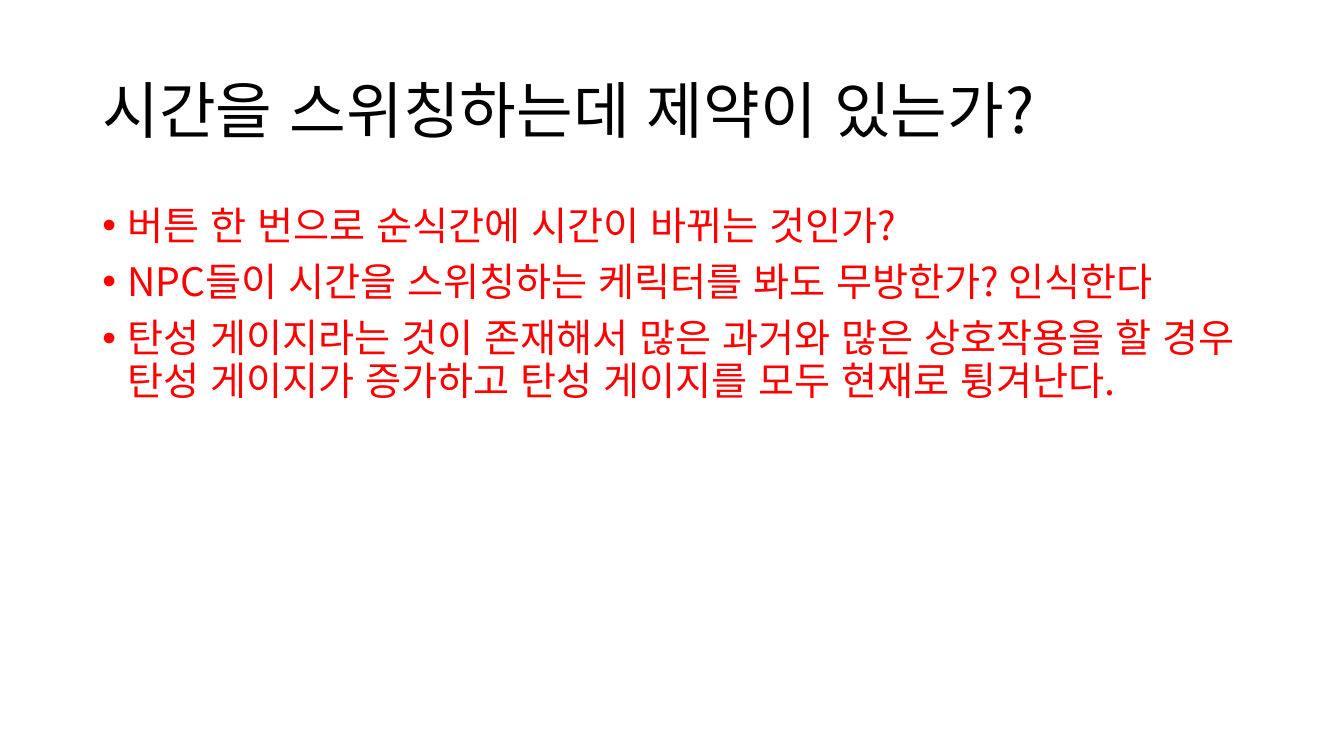
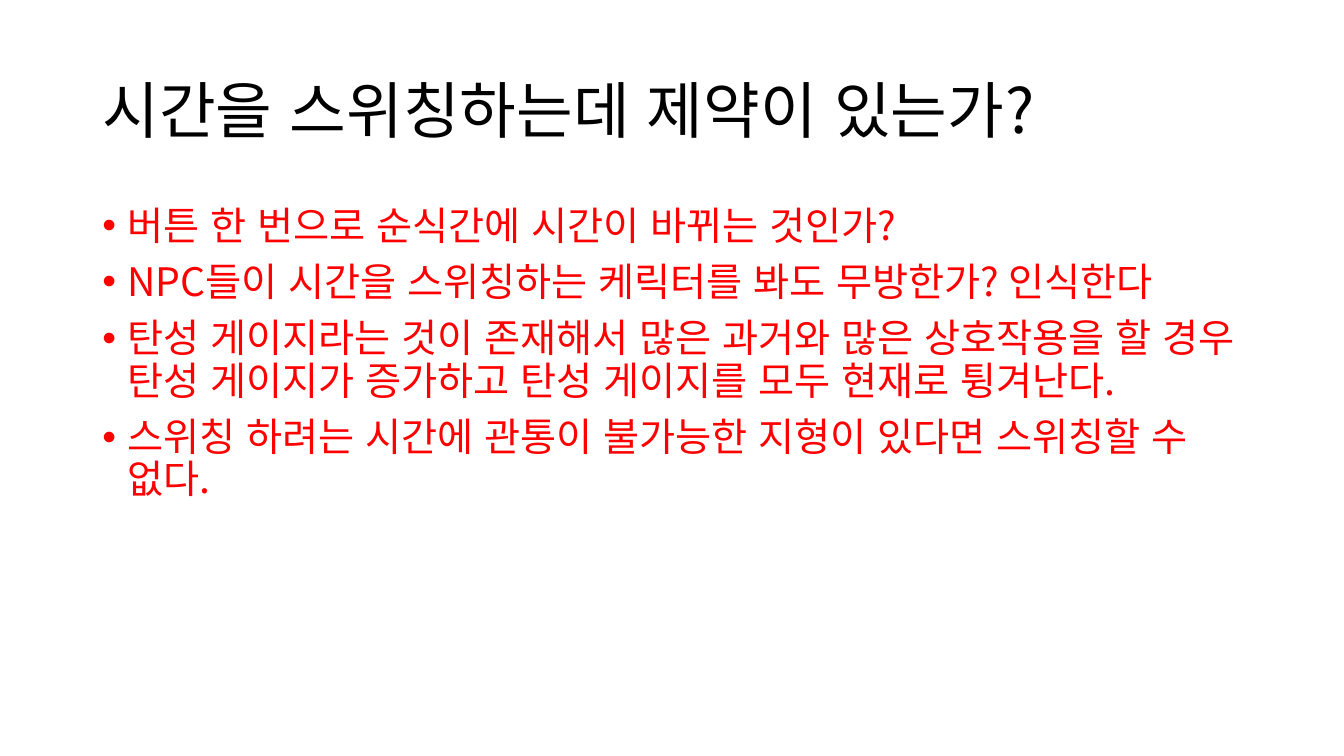
Before and after one commit to JSungMin/MomentFlow05, a slide deck: slide 6 of Documents/기획/시스템기획/게임플레이기획_시스템.pptx. Drawn at 1344x756 pixels with LibreOffice and Linux fonts; fonts in the diff are those of the drawing. Boxes give left, top, right and bottom in pixels: in the first picture for what was removed or moved away, otherwise in the second. Text is boxed around its words. In the diff, an @@ line names an element or a change of style, - is before the commit and + after.

```diff
--- a/Documents/기획/시스템기획/게임플레이기획_시스템.pptx
+++ b/Documents/기획/시스템기획/게임플레이기획_시스템.pptx
@@ text at box(128, 418, 1188, 496): paragraph added @@
+• 스위칭 하려는 시간에 관통이 불가능한 지형이 있다면 스위칭할 수 없다.
```
Also in this commit, not shown: 3 other slides changed, 1 slide removed, 16 other files.
